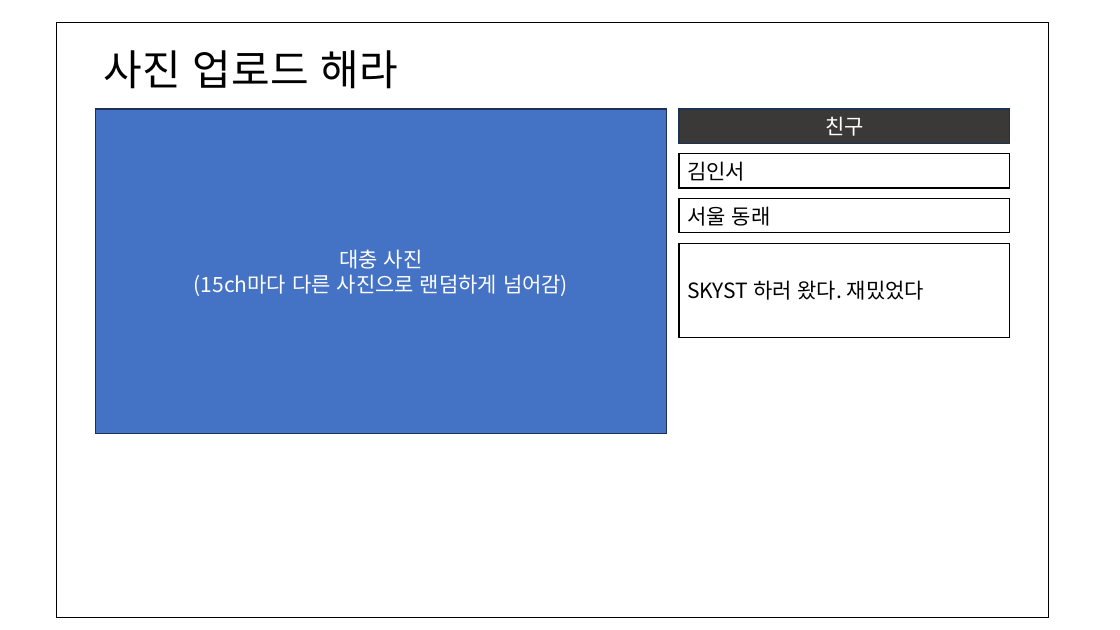
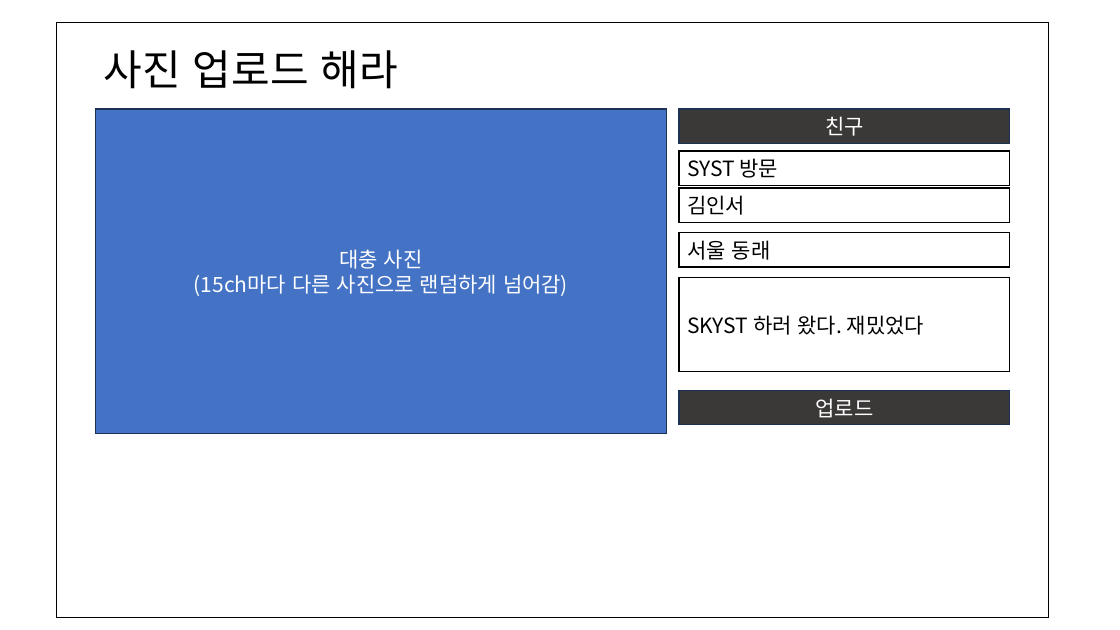
Before and after one commit to CSEneversleep/recoder-layout, a slide deck: slide 4 of layout.pptx. Drawn at 1120x630 pixels with LibreOffice and Linux fonts; fonts in the diff are those of the drawing. Boxes give left, top, right and bottom in pixels: in the first picture for what was removed or moved away, otherwise in the second. Text is boxed around its words. In the diff, an @@ line names an element or a change of style, - is before the commit and + after.

Commit message:
feat: write image metadata format 적음

```diff
--- a/layout.pptx
+++ b/layout.pptx
@@ rounded rectangle added at (679,151,1010,186), fill #FFFFFF, outline #000000 1 pt, 18 pt, text #000000 @@
+SYST 방문
@@ 3 rounded rectangles: place and size @@
-3 rounded rectangles at (679,154,1010,338)
+3 rounded rectangles at (679,188,1010,371)
@@ rounded rectangle added at (679,391,1010,425), fill #3B3838, outline #1E3256 1 pt, 18 pt, text #FFFFFF @@
+업로드
```
